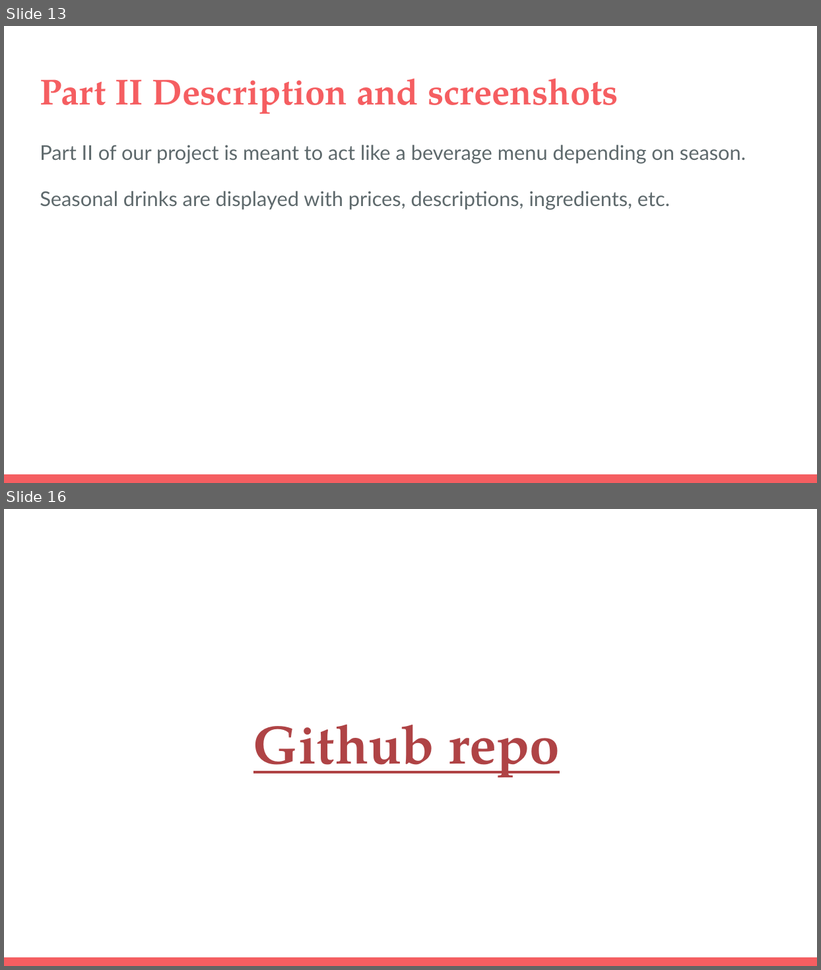
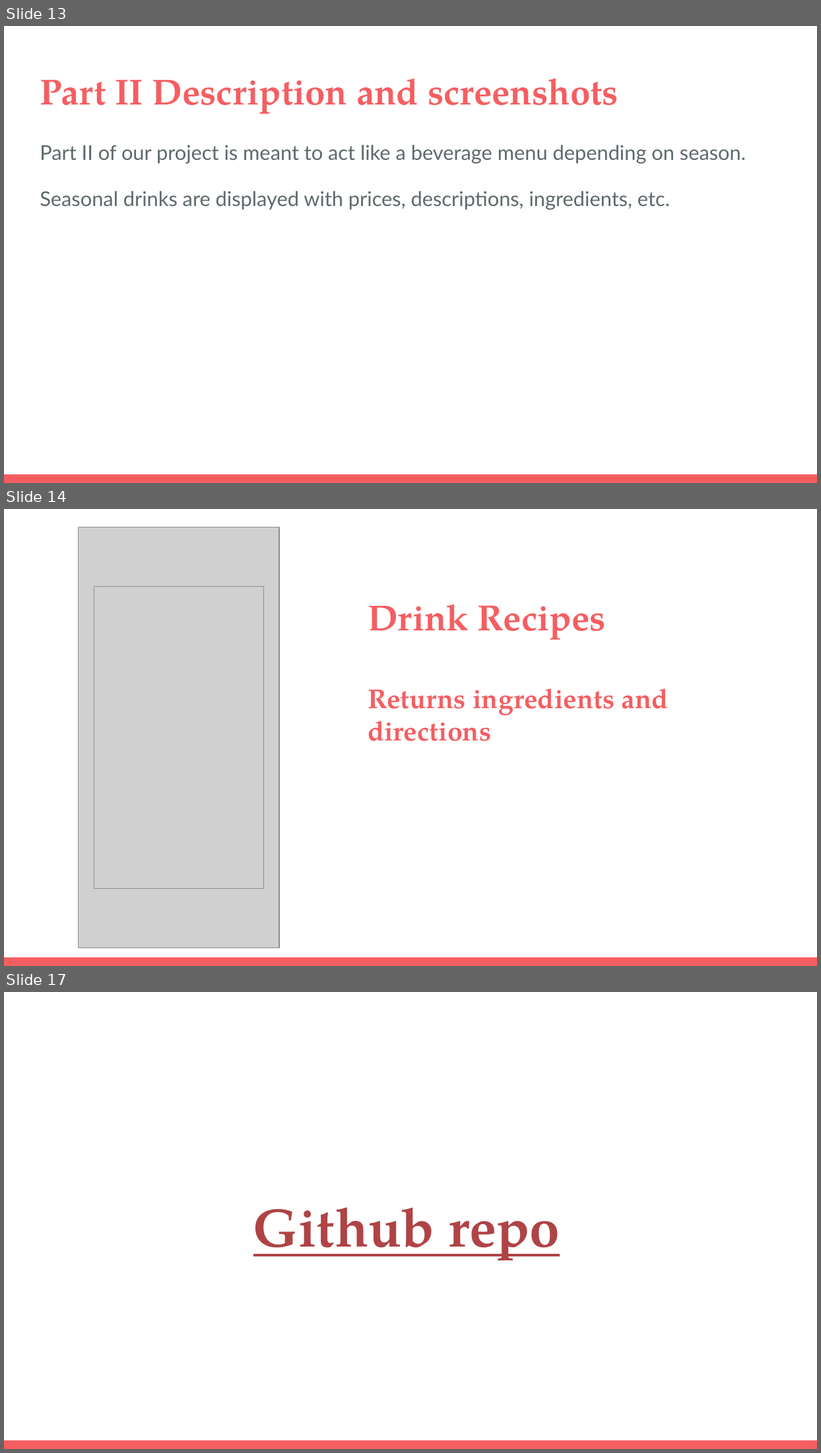
Before and after one commit to michelle-lawrence/ARL_RFE_Application, a slide deck: CS347 Final Project.pptx. Shown one above the other, each under a label of ours: slides 13 and 16 before the commit, slides 13, 14 and 17 after it; the slides between them are not shown. The pictures are 821x970 and 821x1453 pixels, drawn with LibreOffice and Linux fonts; fonts in the diff are those of the drawing; grey boxes stand for pictures. Boxes give left, top, right and bottom in pixels: in the first picture for what was removed or moved away, otherwise in the second. Text is boxed around its words. In the diff, an @@ line names an element or a change of style, - is before the commit and + after.

Commit message:
added screenshots of Part II

```diff
--- a/CS347 Final Project.pptx
+++ b/CS347 Final Project.pptx
@@ slide 14 added at <box>4,509,817,966</box>, background #FFFFFF; not listed: 1 template element that a slide beside it also shows @@
@@ picture added at <box>79,527,280,948</box> @@
@@ picture added at <box>94,586,264,889</box> @@
@@ title added at <box>368,604,668,741</box>, 24 pt, text #F55E61, bold @@
+Drink Recipes
+Returns ingredients and directions
@@ what was slide 16 is now slide 17 @@
```
Also in this commit, not shown: 2 other slides added, 2 slides removed.
